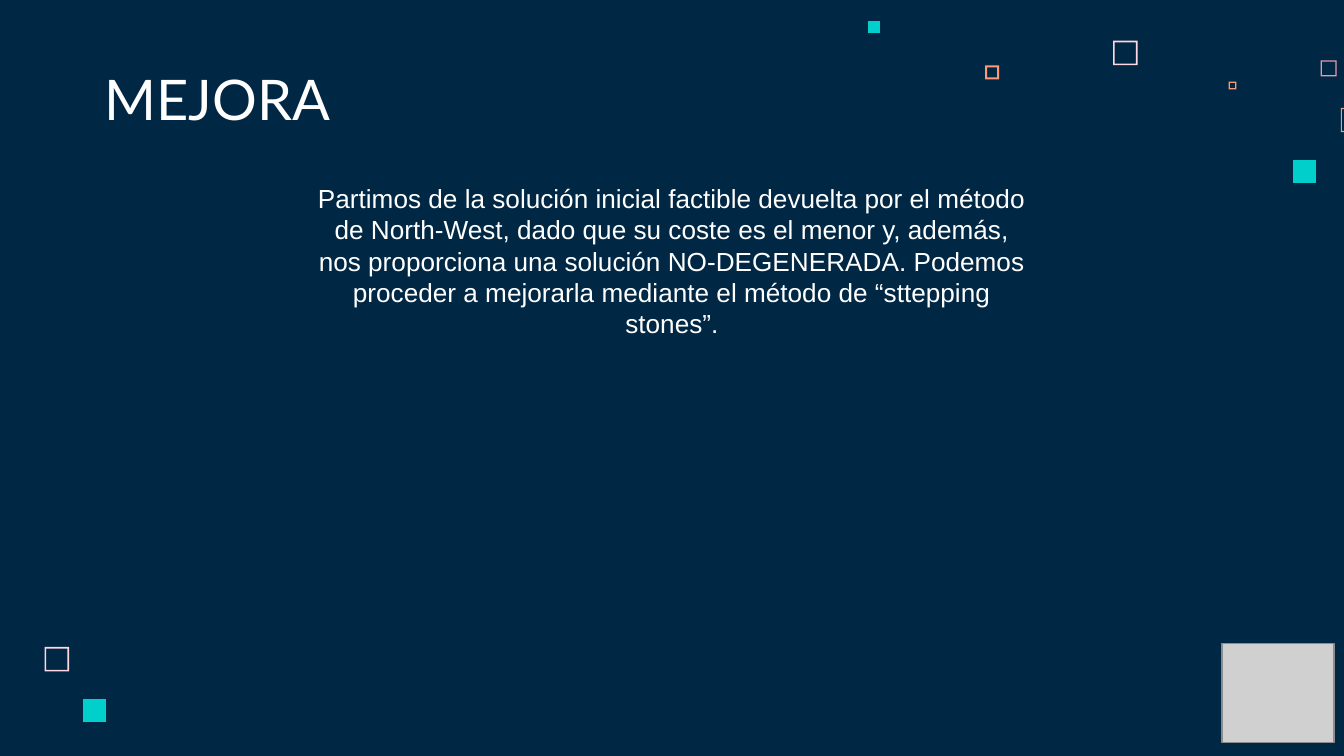
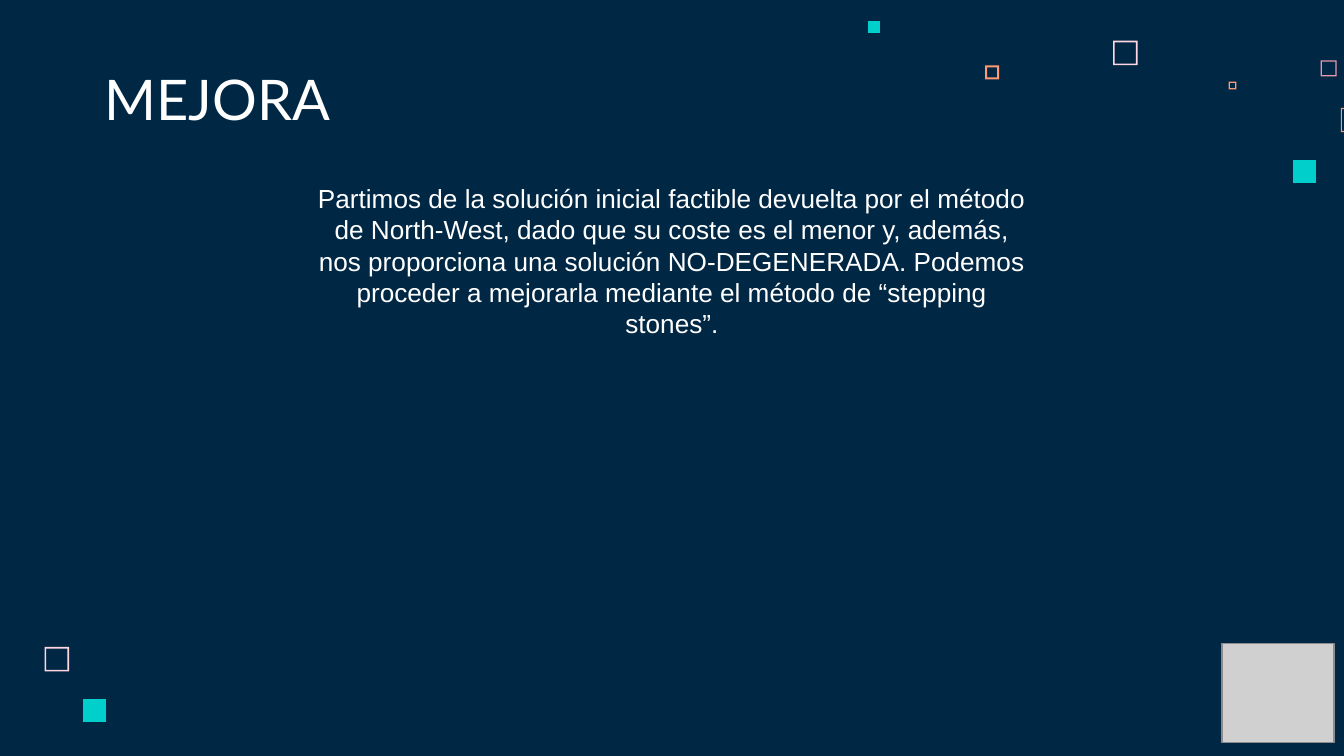
Before and after one commit to Fertry/MASI, a slide deck: slide 25 of Presentación/MASI.pptx. Drawn at 1344x756 pixels with LibreOffice and Linux fonts; fonts in the diff are those of the drawing; grey boxes stand for pictures. Boxes give left, top, right and bottom in pixels: in the first picture for what was removed or moved away, otherwise in the second. Text is boxed around its words. In the diff, an @@ line names an element or a change of style, - is before the commit and + after.

```diff
--- a/Presentación/MASI.pptx
+++ b/Presentación/MASI.pptx
@@ text at [318, 188, 1025, 334]: text changed @@
-Partimos de la solución inicial factible devuelta por el método de North-West, dado que su coste es el menor y, además, nos proporciona una solución NO-DEGENERADA. Podemos proceder a mejorarla mediante el método de “sttepping stones”.
+Partimos de la solución inicial factible devuelta por el método de North-West, dado que su coste es el menor y, además, nos proporciona una solución NO-DEGENERADA. Podemos proceder a mejorarla mediante el método de “stepping stones”.
```
Also in this commit, not shown: 14 other slides changed.
